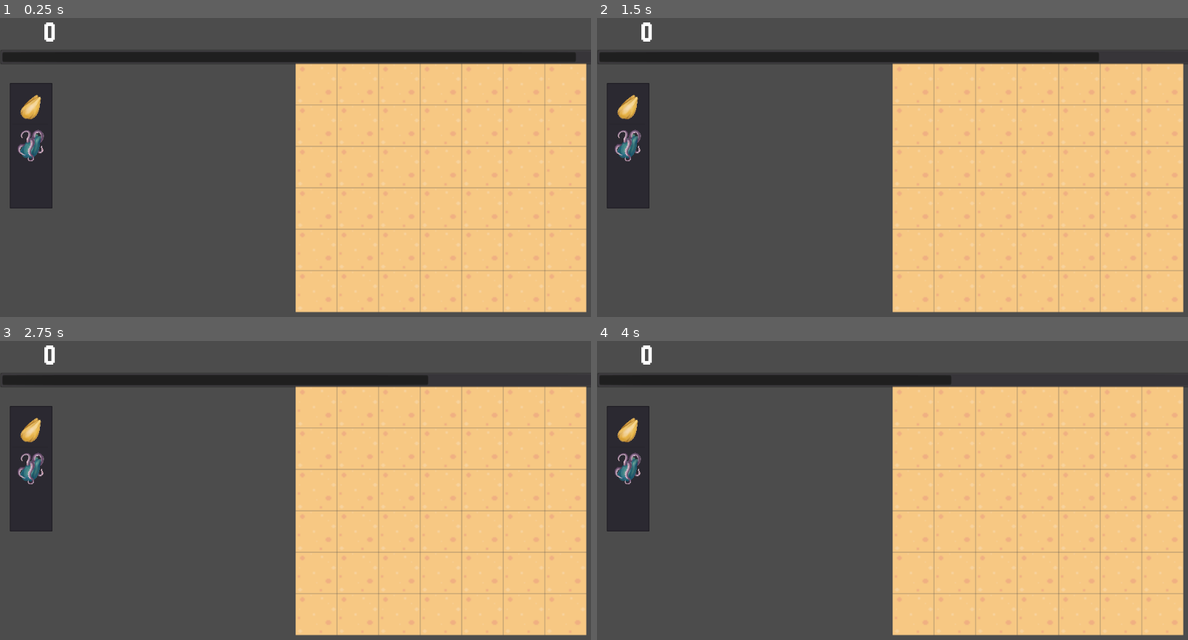
Above: before the commit, frames 1-4 (two rows, left to right).
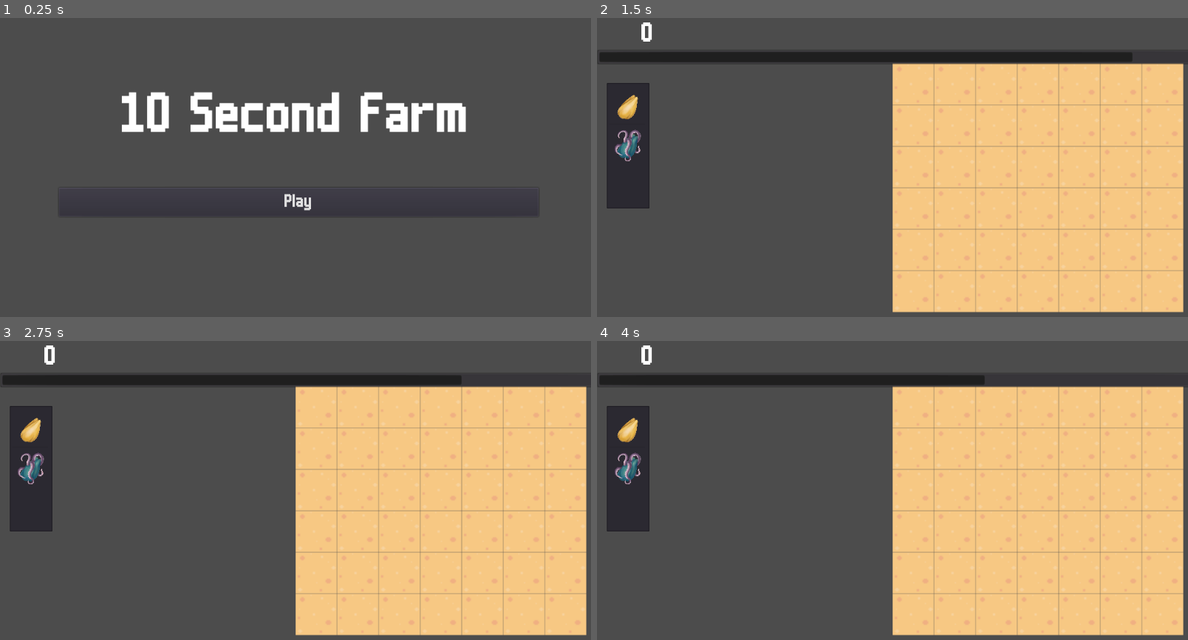
Above: after the commit, the same moments.

Repository: mr-yak/LD51
Game: Godot game, scene res://Scenes/Menu.tscn
The game is run twice, just before and just after one commit, with the same random seed, the same clock (stepped at 60 frames per second) and the same inputs. Before the commit the project starts from res://Scenes/Node2D.tscn.
Inputs (mouse positions are in pixels of both pictures, inside the frame that each line leads up to):
- Up to frame 1 (0.25 s): no input
- Up to frame 2 (1.5 s): click (898, 203) at 0.5 s, where only the run after the commit has a clickable "Play"; move the mouse to (1022, 170) at 1.27 s; click (1022, 170) at 1.35 s
- Up to frame 3 (2.75 s): move the mouse to (177, 529) at 2.02 s; click (177, 529) at 2.1 s
- Up to frame 4 (4 s): move the mouse to (951, 433) at 2.77 s; click (951, 433) at 2.85 s; move the mouse to (862, 580) at 3.52 s; click (862, 580) at 3.6 s

The runs differ from the first frame. In frame 1, 50% of the frame differs, in the area x 0-100%, y 1-99%; in frame 2, 0.1%; in frame 3, 0.2%; in frame 4, 0.2%.

Commit message:
Pushed a merge conflict

Diff:
--- a/Scenes/Node2D.tscn
+++ b/Scenes/Farm.tscn
@@ -1,14 +1,14 @@
 [gd_scene load_steps=7 format=2]
 
-[ext_resource path="res://Assets/First Asset pack.png" type="Texture" id=1]
-[ext_resource path="res://Scenes/Timer_Progress.gd" type="Script" id=3]
-[ext_resource path="res://Scenes/Main.gd" type="Script" id=4]
-[ext_resource path="res://Scenes/MouseFollow.gd" type="Script" id=5]
-[ext_resource path="res://Resources/Fonts/Main_Font.tres" type="Theme" id=7]
+[ext_resource path="res://Resources/Fonts/Main_Font.tres" type="Theme" id=1]
+[ext_resource path="res://Assets/First Asset pack.png" type="Texture" id=2]
+[ext_resource path="res://Scripts/Timer_Progress.gd" type="Script" id=3]
+[ext_resource path="res://Scripts/MouseFollow.gd" type="Script" id=4]
+[ext_resource path="res://Scripts/Main.gd" type="Script" id=5]
 
 [sub_resource type="TileSet" id=1]
 0/name = "First Asset pack.png 0"
-0/texture = ExtResource( 1 )
+0/texture = ExtResource( 2 )
 0/tex_offset = Vector2( 0, 0 )
 0/modulate = Color( 1, 1, 1, 1 )
 0/region = Rect2( 216, 156, 36, 36 )
@@ -51,7 +51,7 @@
 2/z_index = 0
 
 [node name="Main" type="Node2D"]
-script = ExtResource( 4 )
+script = ExtResource( 5 )
 
 [node name="Camera2D" type="Camera2D" parent="."]
 current = true
@@ -109,7 +109,7 @@
 [node name="MouseFollow" type="Sprite" parent="UI"]
 position = Vector2( -117.25, 24.25 )
 scale = Vector2( 0.048125, 0.048125 )
-script = ExtResource( 5 )
+script = ExtResource( 4 )
 
 [connection signal="item_selected" from="UI/ItemList" to="." method="_on_ItemList_item_selected"]
 [connection signal="nothing_selected" from="UI/ItemList" to="." method="_on_ItemList_nothing_selected"]
--- /dev/null
+++ b/Scenes/Menu.tscn
@@ -0,0 +1,46 @@
+[gd_scene load_steps=7 format=2]
+
+[ext_resource path="res://Assets/Fonts/m6x11.ttf" type="DynamicFontData" id=1]
+[ext_resource path="res://Scripts/Start.gd" type="Script" id=2]
+
+[sub_resource type="DynamicFont" id=1]
+size = 100
+font_data = ExtResource( 1 )
+
+[sub_resource type="Theme" id=2]
+default_font = SubResource( 1 )
+
+[sub_resource type="DynamicFont" id=3]
+size = 32
+font_data = ExtResource( 1 )
+
+[sub_resource type="Theme" id=4]
+default_font = SubResource( 3 )
+
+[node name="Menu" type="Control"]
+anchor_right = 1.0
+anchor_bottom = 1.0
+
+[node name="Label" type="Label" parent="."]
+anchor_top = 0.2
+anchor_right = 1.0
+anchor_bottom = 0.25
+margin_top = 0.200001
+margin_bottom = 88.2
+theme = SubResource( 2 )
+text = "10 Second Farm"
+align = 1
+valign = 1
+
+[node name="Button" type="Button" parent="."]
+anchor_left = 0.1
+anchor_top = 0.5
+anchor_right = 0.9
+anchor_bottom = 0.55
+margin_right = 12.0
+margin_bottom = 20.0
+theme = SubResource( 4 )
+text = "Play"
+script = ExtResource( 2 )
+
+[connection signal="button_up" from="Button" to="Button" method="_on_Button_button_up"]
--- a/Scenes/MouseFollow.gd
+++ /dev/null
@@ -1,17 +0,0 @@
-extends Sprite
-
-
-# Declare member variables here. Examples:
-# var a = 2
-# var b = "text"
-var seed_holding = 0
-
-# Called when the node enters the scene tree for the first time.
-func _ready():
-	pass # Replace with function body.
-
-
-# Called every frame. 'delta' is the elapsed time since the previous frame.
-func _process(delta):
-	position = get_global_mouse_position()
-	pass
--- /dev/null
+++ b/Scripts/MouseFollow.gd
@@ -0,0 +1,10 @@
+extends Sprite
+
+var seed_holding = 0
+
+func _ready():
+	pass
+
+func _process(delta):
+	position = get_global_mouse_position()
+	pass
--- /dev/null
+++ b/Scripts/Start.gd
@@ -0,0 +1,6 @@
+extends Button
+
+
+
+func _on_Button_button_up():
+	get_tree().change_scene("res://Scenes/Farm.tscn")
--- a/project.godot
+++ b/project.godot
@@ -11,7 +11,7 @@
 [application]
 
 config/name="Ld 51"
-run/main_scene="res://Scenes/Node2D.tscn"
+run/main_scene="res://Scenes/Menu.tscn"
 
 [gui]
 
Not shown: 3 places in Scenes/Farm.tscn that only renumber resources
Renamed: Scenes/Main.gd -> Scripts/Main.gd
Renamed: Scenes/Timer_Progress.gd -> Scripts/Timer_Progress.gd
